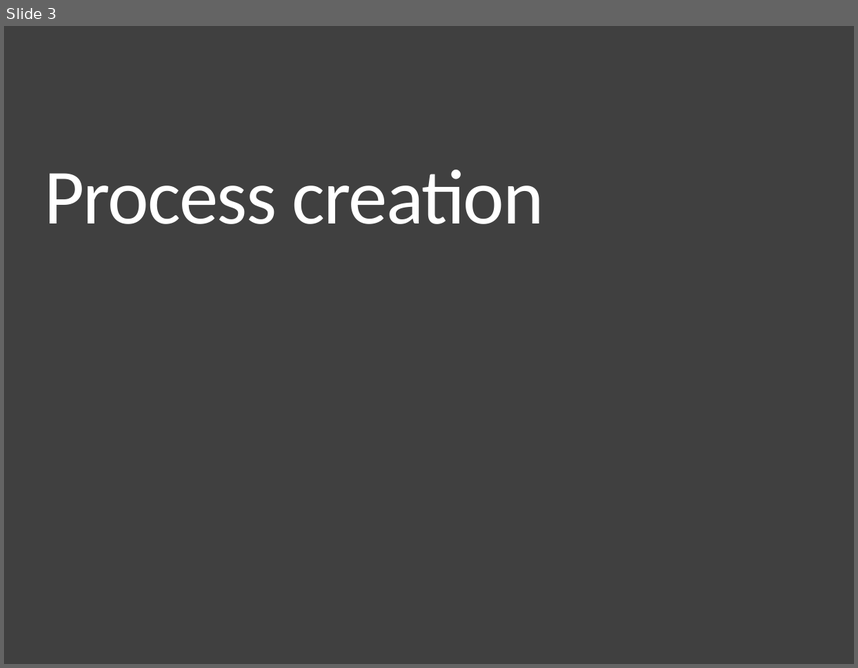
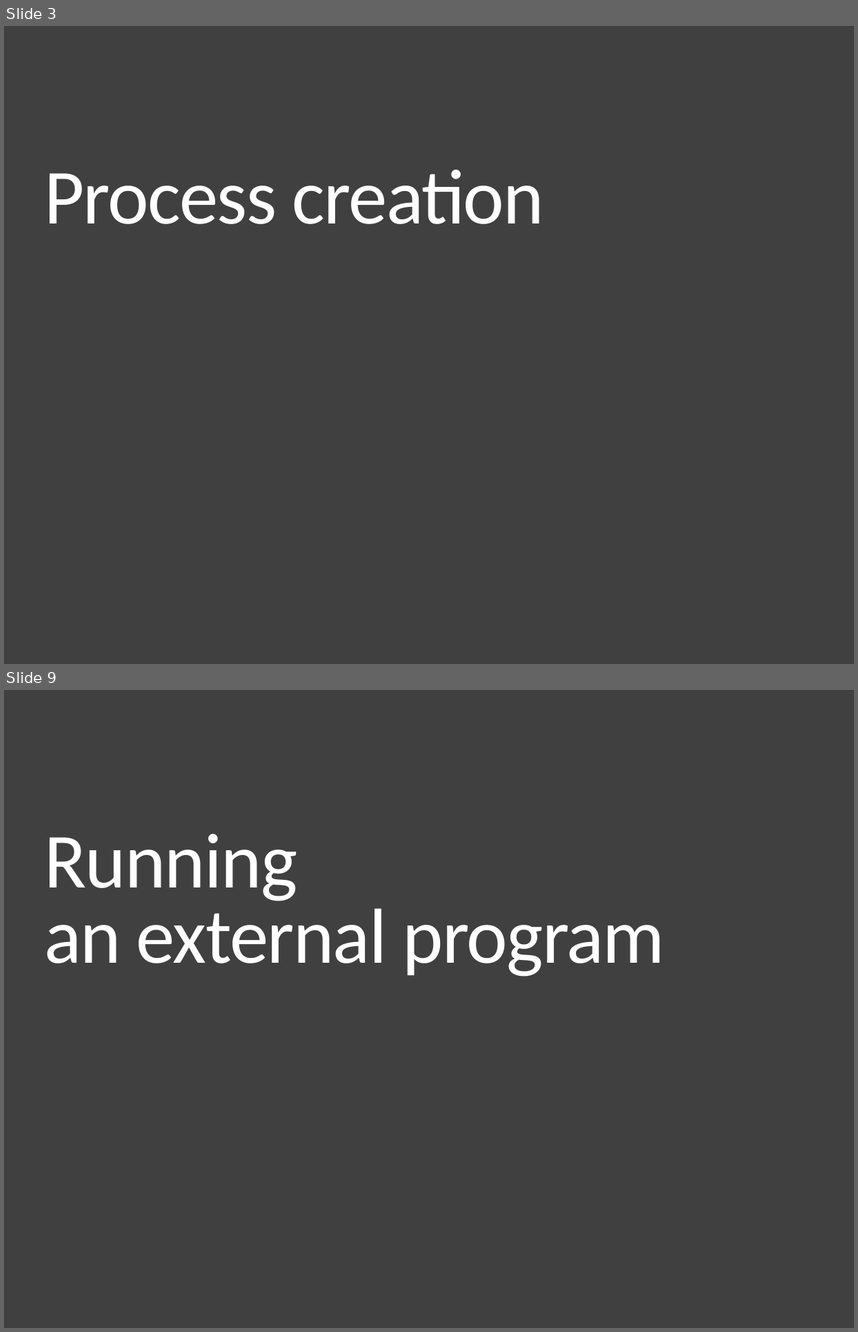
Before and after one commit to CattoAJ/MC504-2018s2, a slide deck: notebooks/nb180808/MC504-2018s2-T02-The_Process_API.pptx. Shown one above the other, each under a label of ours: slide 3 before the commit, slides 3 and 9 after it; the slides between them are not shown. The pictures are 858x668 and 858x1332 pixels, drawn with LibreOffice and Linux fonts; fonts in the diff are those of the drawing. Boxes give left, top, right and bottom in pixels: in the first picture for what was removed or moved away, otherwise in the second. Text is boxed around its words. In the diff, an @@ line names an element or a change of style, - is before the commit and + after.

```diff
--- a/notebooks/nb180808/MC504-2018s2-T02-The_Process_API.pptx
+++ b/notebooks/nb180808/MC504-2018s2-T02-The_Process_API.pptx
@@ slide 9 added at box(4, 690, 854, 1328), background #404040 @@
@@ title added at box(44, 834, 665, 976), 66 pt, text #FFFFFF @@
+Running
+an external program
```
Also in this commit, not shown: 2 slides changed, 9 other slides added, 2 slides removed, 6 other files.
